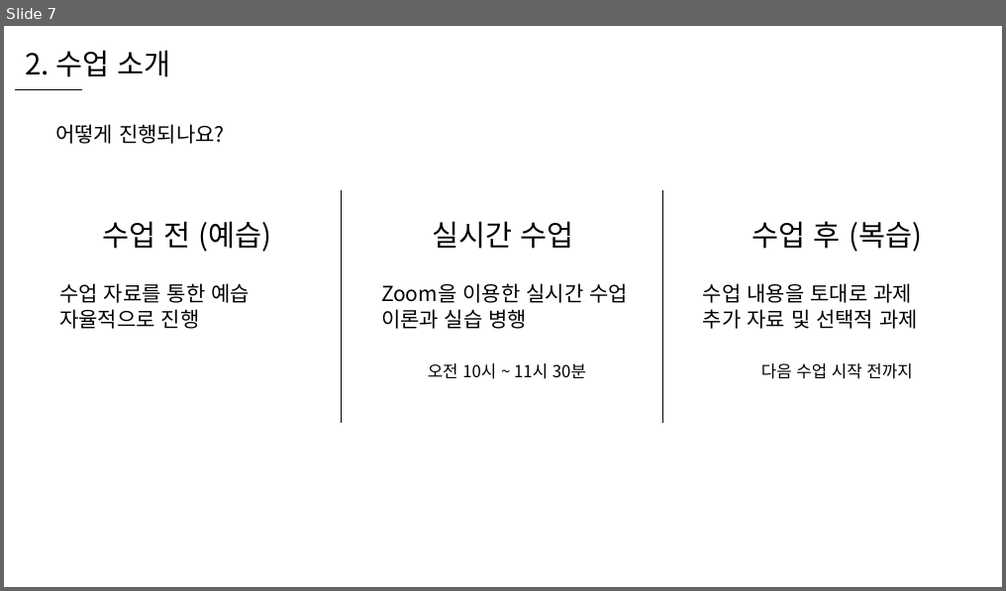
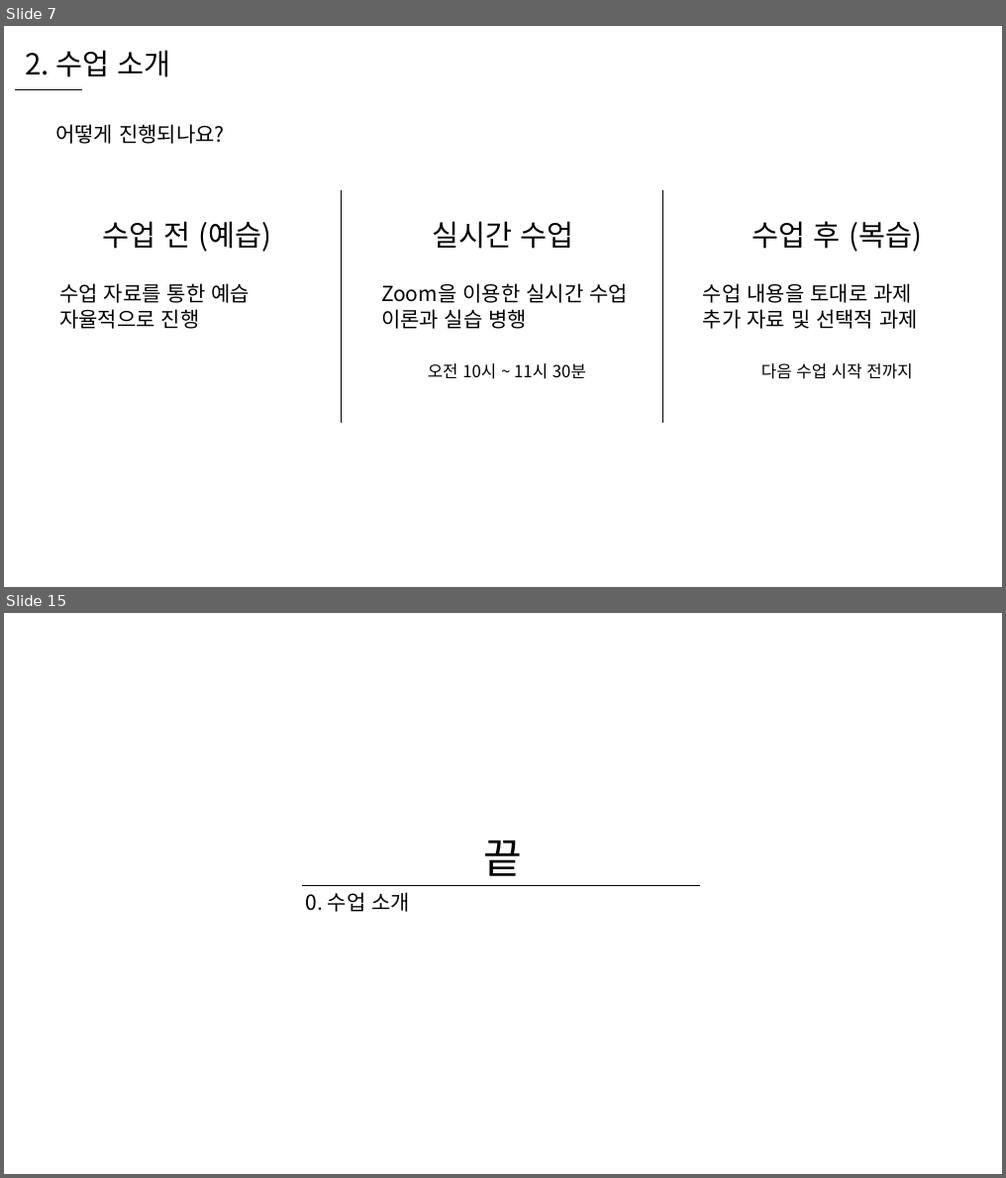
Before and after one commit to WooLyung/2021-RG-Lecture, a slide deck: 수업 자료/0 - 수업 소개.pptx. Shown one above the other, each under a label of ours: slide 7 before the commit, slides 7 and 15 after it; the slides between them are not shown. The pictures are 1006x591 and 1006x1178 pixels, drawn with LibreOffice and Linux fonts; fonts in the diff are those of the drawing. Boxes give left, top, right and bottom in pixels: in the first picture for what was removed or moved away, otherwise in the second. Text is boxed around its words. In the diff, an @@ line names an element or a change of style, - is before the commit and + after.

Commit message:
수업 소개 수업 자료 업데이트

```diff
--- a/수업 자료/0 - 수업 소개.pptx
+++ b/수업 자료/0 - 수업 소개.pptx
@@ slide 15 added at (4, 613, 1002, 1174), background #FFFFFF @@
@@ text added at (484, 840, 523, 876), 40 pt, text #000000 @@
+끝
@@ line added from (302, 885) to (700, 885), #000000 0.5 pt @@
@@ text added at (306, 892, 410, 912), 20 pt, text #000000 @@
+0. 수업 소개
```
Also in this commit, not shown: 2 slides changed, 5 other slides added.
